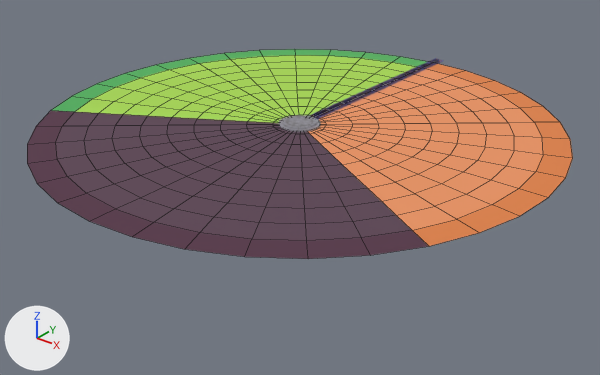
What one commit did to the FBX model Assets/Game/Models/Enviroment/GroundVar1.fbx.
One viewpoint serves both versions: a 50 mm camera at (111.2, -138.8, 70.1) aimed at (1.9, -2.2, -14.6). Every picture has the same lights, and +X, +Y and +Z are marked at lower left. Mesh edges are drawn as thin lines on the coarser meshes. Where no turn or scale is listed for an object, it has been applied to the vertices. Vertices at the same position are counted once.

In view in the first picture: 'Ground', 'PurpleRoad'.
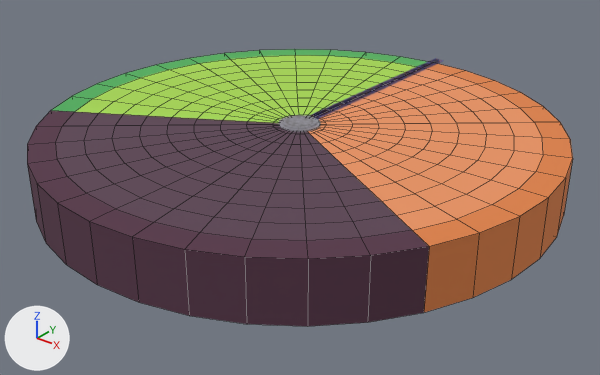
Boxes [x1, y1, x2, y2] around the edits, measured in the pictures (600 x 375 px):
'Ground', reshaped (32% taller): before [27, 49, 573, 259]; after [27, 49, 573, 326]
part 1 of me_circle_003, added (purple): after [27, 159, 573, 326]

Diff of the bpy script that builds the scene:
```diff
--- a/Assets/Game/Models/Enviroment/GroundVar1.fbx.py
+++ b/Assets/Game/Models/Enviroment/GroundVar1.fbx.py
@@ me_circle_003 @@
 # used by ob_ground; location = (0.0, 0.0, 0.0)
-me_circle_003.from_pydata(...)  # 396 vertices, 360 faces; spans x -60.0..60.0, y -60.0..60.0, z 0.0
+me_circle_003.from_pydata(...)  # 433 vertices, 432 faces; spans x -60.0..60.0, y -60.0..60.0, z -13.4..0.0
+# me_circle_003 part 1
+# 1 vertex is added at (0.0, 0.0, -13.4)
+# 36 new vertices lie (0.0, 0.0, -13.4) away from vertices in x -60.0..60.0, y -60.0..60.0, z 0.0
+# 72 new faces join them
 me_circle_003.materials.append(mat_material)
```
